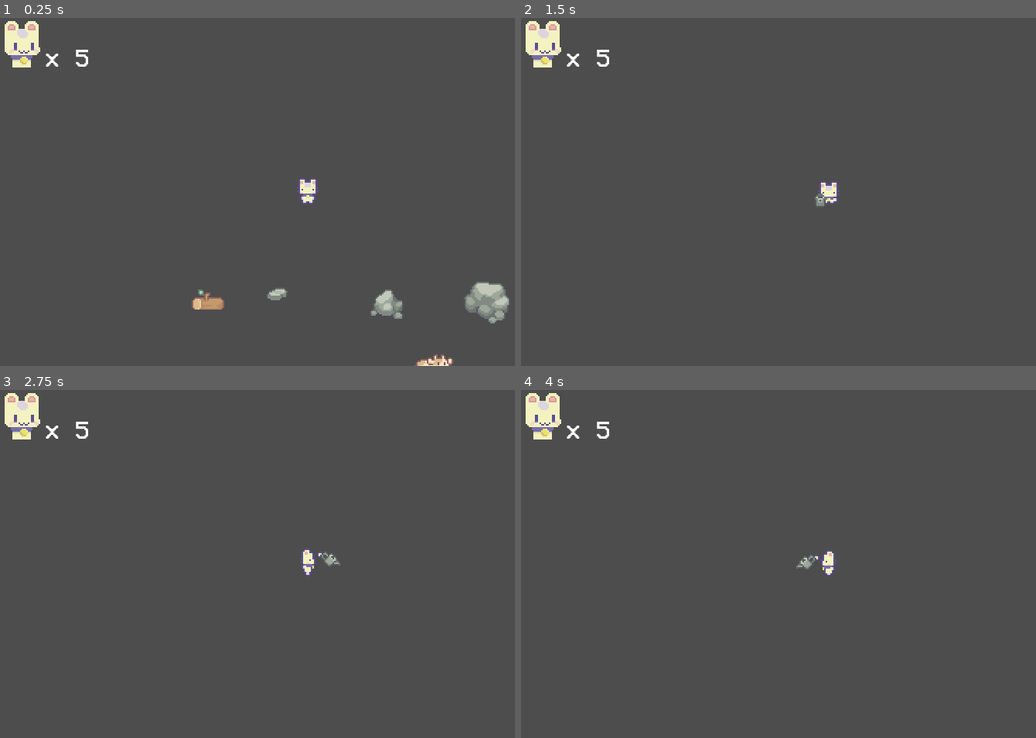
Above: before the commit, frames 1-4 (two rows, left to right).
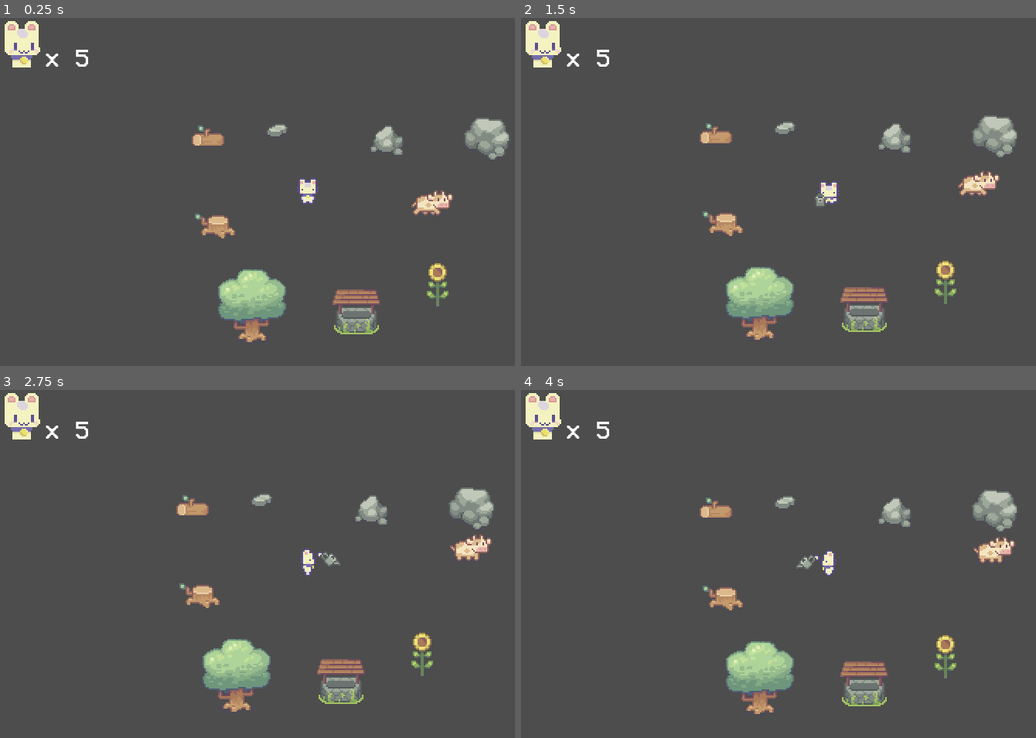
Above: after the commit, the same moments.

Repository: OggieBoggie/SpringJam2023
Game: Godot game, scene res://Levels/level_0.tscn
The game is run twice, just before and just after one commit, with the same random seed, the same clock (stepped at 60 frames per second) and the same inputs.
Inputs (mouse positions are in pixels of both pictures, inside the frame that each line leads up to):
- Up to frame 1 (0.25 s): no input
- Up to frame 2 (1.5 s): move the mouse to (963, 174) at 0.52 s; hold D (right) 0.53-1.28 s; click (963, 174) at 0.6 s; move the mouse to (706, 209) at 1.27 s; hold S (down) from 1.28 s (still down); click (706, 209) at 1.35 s
- Up to frame 3 (2.75 s): move the mouse to (370, 487) at 2.02 s; release S (down) at 2.03 s; hold D (right) from 2.03 s (still down); click (370, 487) at 2.1 s
- Up to frame 4 (4 s): move the mouse to (799, 633) at 2.77 s; release D (right) at 2.78 s; hold W (up) 2.78-3.53 s; click (799, 633) at 2.85 s; move the mouse to (1015, 616) at 3.52 s; hold A (left) from 3.53 s (still down); click (1015, 616) at 3.6 s

The runs differ from the first frame. In frame 1, 6.7% of the frame differs, in the area x 37-99%, y 28-100%; in frame 2, 5.2%; in frame 3, 5.2%; in frame 4, 5.2%.

Commit message:
Added transparency to the player when hit

Diff:
--- a/HitHurtBoxes/hurtbox.gd
+++ b/HitHurtBoxes/hurtbox.gd
@@ -20,14 +20,11 @@
 # this function is connected from a signal in hurtbox and will get called if invincibility_started
 # signal has been emitted
 func _on_invincibility_started():
-	# make the player transparent if they get hit
-	modulate.a = 0.5
 	# disable the hit box if invincbility started
 	collision_shape.set_deferred("disabled", true)
 
 # this function is also connected, but will start when invincibility_ended has been emitted
 func _on_invincibility_ended():
 	# change player transparency back
-	modulate.a = 1
 
 	collision_shape.disabled = false
--- a/player/player.gd
+++ b/player/player.gd
@@ -7,6 +7,7 @@
 @onready var state_machine = animation_tree.get("parameters/playback")
 @onready var hurtbox = $Hurtbox
 @onready var sprite = $Sprite2D
+@onready var timer = $Transparent
 
 enum {
 	Walk,
@@ -54,6 +55,10 @@
 	stats.health -= 1
 	sprite.modulate.a = 0.5
 	hurtbox.start_invincibility(5)
+	timer.start(5)
+
+func _on_transparent_timeout():
+	sprite.modulate.a = 1
 
 func dash_state():
 	pass
--- a/player/player.tscn
+++ b/player/player.tscn
@@ -4,6 +4,9 @@
 [ext_resource type="Texture2D" uid="uid://culb1dmllsuqq" path="res://assets/Sprout Lands - Sprites/characters/Premium Charakter Spritesheet.png" id="1_m7xu8"]
 [ext_resource type="PackedScene" uid="uid://blf4l8bdtbjna" path="res://HitHurtBoxes/hitbox.tscn" id="2_7gnrk"]
 [ext_resource type="PackedScene" uid="uid://d25dmkhf7umva" path="res://HitHurtBoxes/hurtbox.tscn" id="4_3n0j2"]
+
+[sub_resource type="RectangleShape2D" id="RectangleShape2D_2v2nr"]
+size = Vector2(10, 7)
 
 [sub_resource type="RectangleShape2D" id="RectangleShape2D_c800j"]
 size = Vector2(10, 7)
@@ -583,9 +586,6 @@
 radius = 6.0
 height = 32.0
 
-[sub_resource type="RectangleShape2D" id="RectangleShape2D_2v2nr"]
-size = Vector2(10, 7)
-
 [node name="Player" type="CharacterBody2D"]
 script = ExtResource("1_ckm2o")
 
@@ -593,6 +593,14 @@
 texture = ExtResource("1_m7xu8")
 hframes = 8
 vframes = 24
+
+[node name="Hurtbox" parent="." instance=ExtResource("4_3n0j2")]
+collision_layer = 0
+collision_mask = 4
+
+[node name="CollisionShape2D" parent="Hurtbox" index="0"]
+position = Vector2(0, 4.5)
+shape = SubResource("RectangleShape2D_2v2nr")
 
 [node name="CollisionShape2D" type="CollisionShape2D" parent="."]
 position = Vector2(0, 4.5)
@@ -625,16 +633,11 @@
 shape = SubResource("CapsuleShape2D_e6idt")
 disabled = true
 
-[node name="Hurtbox" parent="." instance=ExtResource("4_3n0j2")]
-collision_layer = 0
-collision_mask = 4
-
-[node name="CollisionShape2D" parent="Hurtbox" index="0"]
-position = Vector2(0, 4.5)
-shape = SubResource("RectangleShape2D_2v2nr")
-
+[node name="Transparent" type="Timer" parent="."]
+
+[connection signal="area_entered" from="Hurtbox" to="." method="_on_hurtbox_area_entered"]
 [connection signal="animation_finished" from="Player_AnimationPlayer" to="." method="_on_player_animation_player_animation_finished"]
-[connection signal="area_entered" from="Hurtbox" to="." method="_on_hurtbox_area_entered"]
-
+[connection signal="timeout" from="Transparent" to="." method="_on_transparent_timeout"]
+
+[editable path="Hurtbox"]
 [editable path="WaterHitbox/HitBox"]
-[editable path="Hurtbox"]
--- a/project.godot
+++ b/project.godot
@@ -18,7 +18,6 @@
 [autoload]
 
 PlayerStats="*res://player/playerstats.tscn"
-Player="*res://player/player.tscn"
 
 [display]
 
